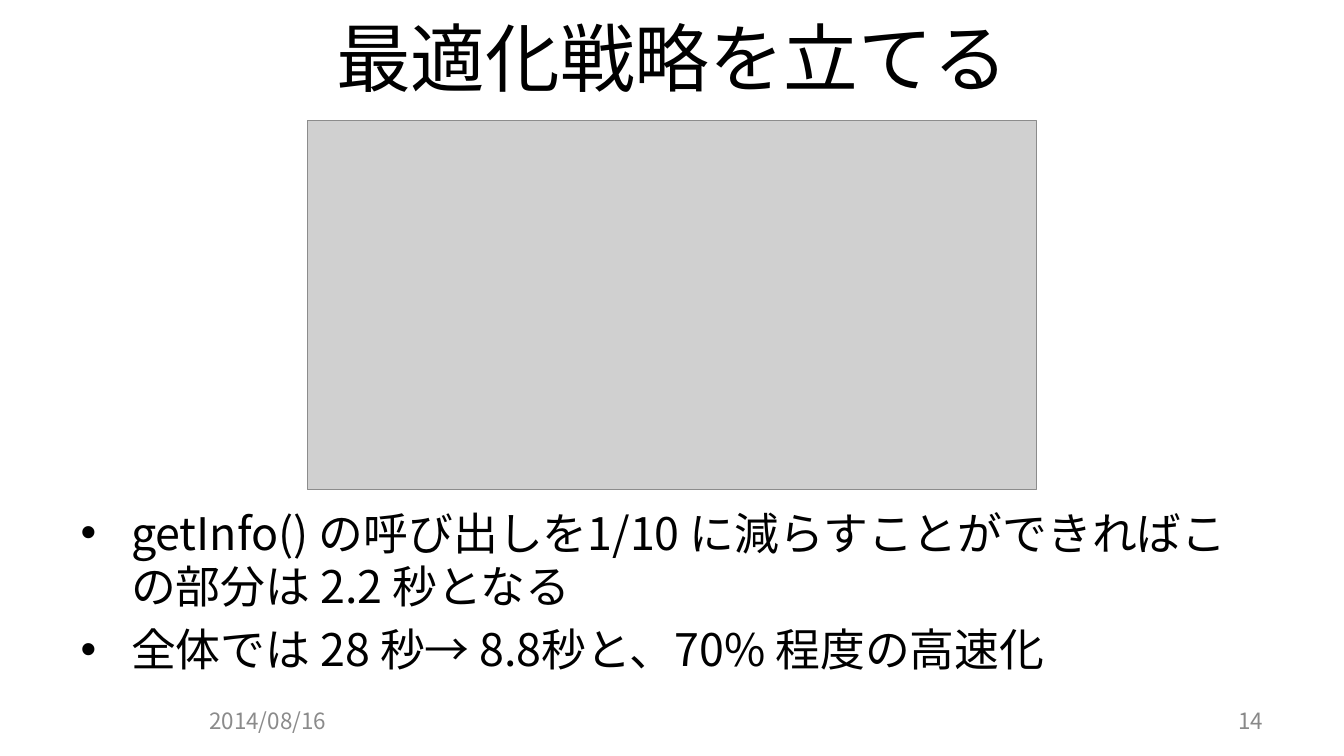
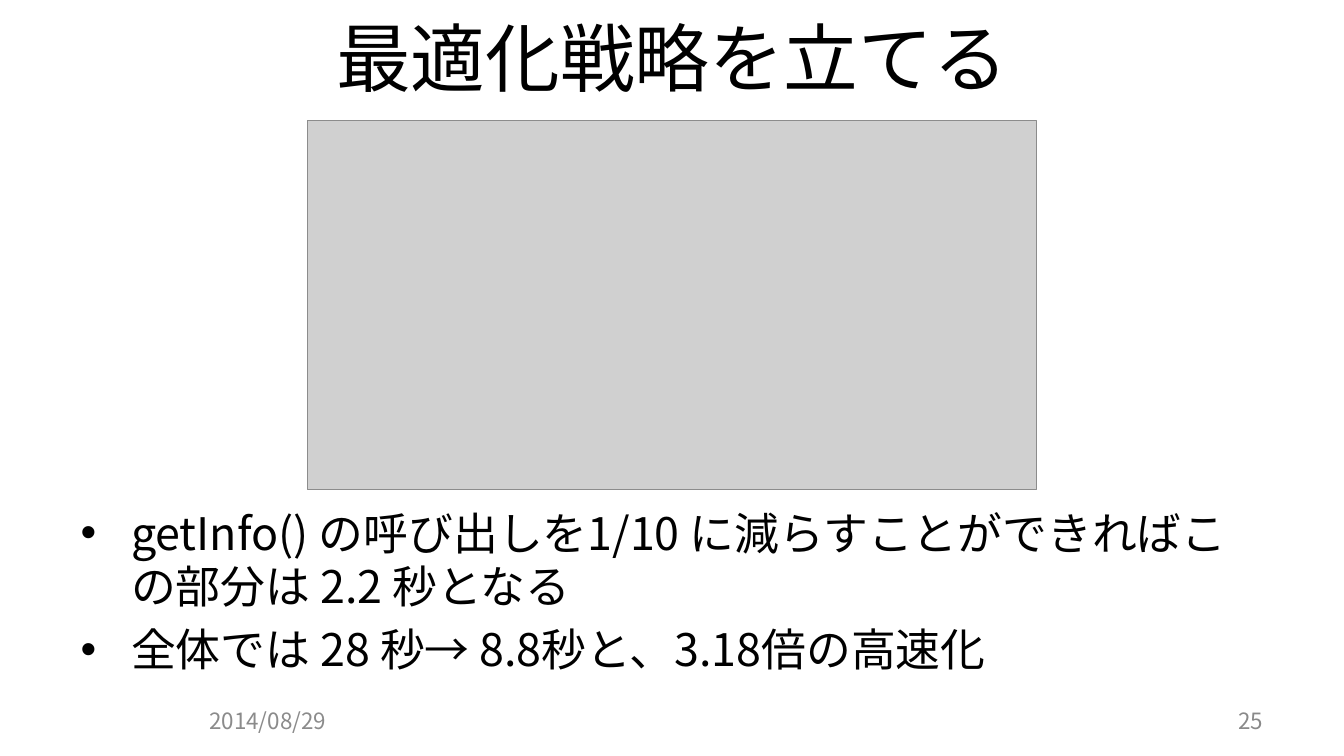
Before and after one commit to JCGS/CEDEC2014, a slide deck: slide 25 of chiyama/2014cedec_chiyama.pptx (slide 14 before the commit). Drawn at 1344x756 pixels with LibreOffice and Linux fonts; fonts in the diff are those of the drawing; grey boxes stand for pictures; background and template pictures are left out. Boxes give left, top, right and bottom in pixels: in the first picture for what was removed or moved away, otherwise in the second. Text is boxed around its words. In the diff, an @@ line names an element or a change of style, - is before the commit and + after.

```diff
--- a/chiyama/2014cedec_chiyama.pptx
+++ b/chiyama/2014cedec_chiyama.pptx
@@ text at (x1=131, y1=628, x2=986, y2=670): text changed @@
-• 全体では 28 秒→ 8.8秒と、70% 程度の高速化
+• 全体では 28 秒→ 8.8秒と、3.18倍の高速化
@@ text at (x1=209, y1=711, x2=326, y2=733): text changed @@
-2014/08/16
+2014/08/29
@@ page number at (x1=1238, y1=712, x2=1263, y2=729): text changed @@
-14
+25
```
Also in this commit, not shown: 16 other slides changed, 13 slides added, 1 slide removed, 7 other files.
